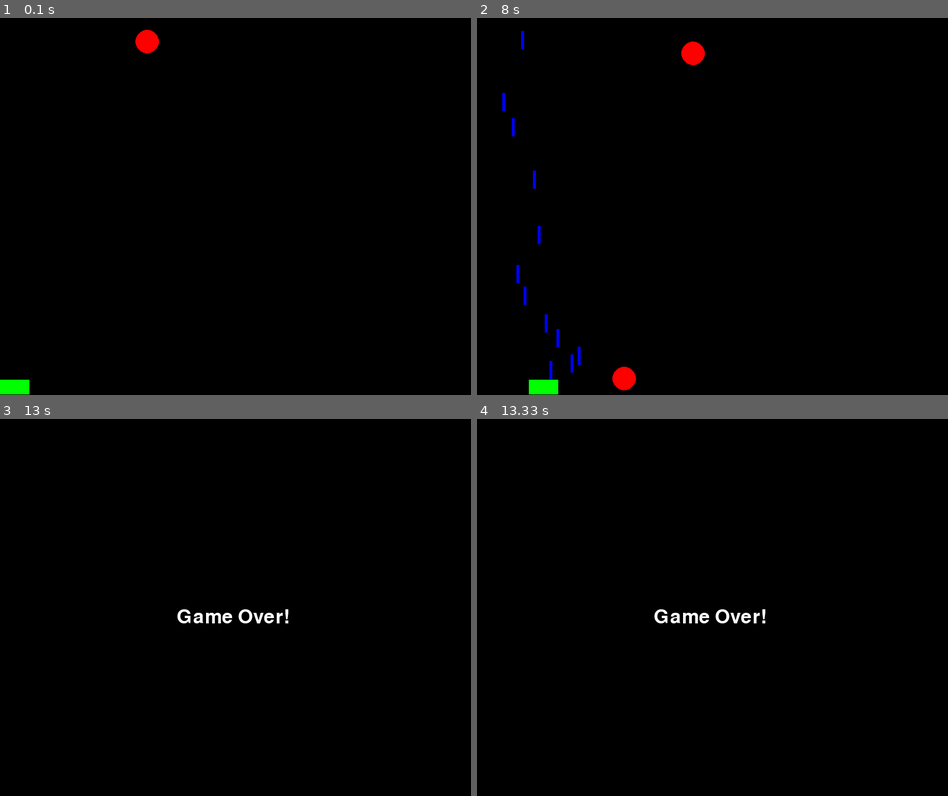
Above: before the commit, frames 1-4 (two rows, left to right).
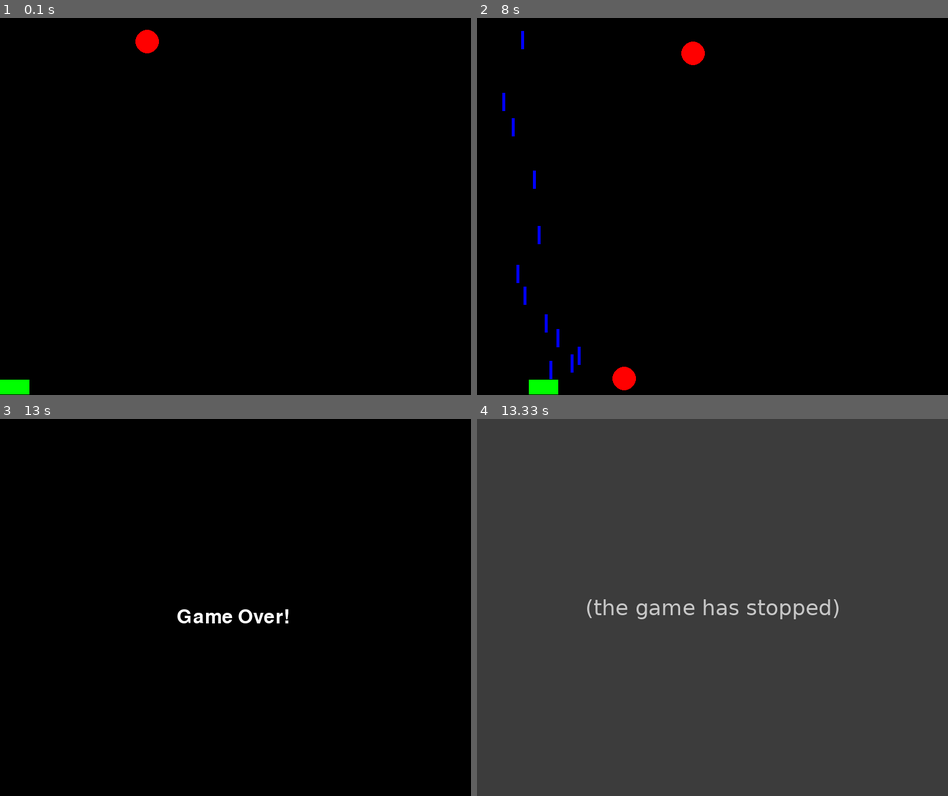
Above: after the commit, the same moments.

Repository: aligneddata/try-pygame
Game: pygame game, started from airdefense.py
Two runs of this game, one before a commit and one after it. Both use one fixed random seed, a clock stepped at 60 frames per second and the inputs below.
Inputs:
- Up to frame 1 (0.1 s): no input
- Up to frame 2 (8 s): tap Space at 0.33, 0.67, 2.8, 3.1, 3.3, 3.6, 3.8, 4.1, 4.3, 4.6, 4.87, 5.17, 5.3, 5.6, 5.97, 6.27, 6.47, 6.77, 6.97, 7.27, 7.47, 7.77 s; hold Right 2.07-2.7 s; hold Left 2.73-3.2 s; hold Right 3.23-3.7 s; hold Right 3.73-4.2 s; hold Left 4.23-4.77 s; hold Left 4.8-5.2 s; hold Right 5.23-5.87 s; hold Left 5.9-6.37 s; hold Right 6.4-6.87 s; hold Right 6.9-7.37 s; hold Left 7.4-7.93 s
- Up to frame 3 (13 s): no input
- Up to frame 4 (13.33 s): no input

Frames 1-3 are identical in both runs. In frame 4, 100% of the frame differs, in the area x 0-100%, y 0-100%.
After the commit the program exited at 13.05 s; later frames show no game.

Commit message:
Added feature to close window after n seconds of game over

Diff:
--- a/airdefense.py
+++ b/airdefense.py
@@ -153,6 +153,24 @@
         screen.fill(BACKGROUND_COLOR)
         screen.blit(text, (Global.screen_width/2 - 100, Global.screen_height/2))
 
+class Game:
+    game_over = False
+    game_over_banner_delay = 5  # display game over text for 10 seconds
+    game_over_time = None
+
+    def kickoff_game_over_timer():
+        if Game.game_over_time is None:
+            Game.game_over_time = datetime.datetime.now()
+            print("Game Over!")
+
+    def time_to_exit_screen():
+        if Game.game_over_time is None:
+            return False
+        new_time = datetime.datetime.now()
+        #print(Game.game_over_time, new_time)
+        if get_diff_in_seconds(Game.game_over_time, new_time) > Game.game_over_banner_delay:
+            return True
+
 
 def main():
     pygame.init()
@@ -163,8 +181,7 @@
     shell_list = ShellList()
     bomb_list = BombList()
 
-    game_over = False
-    while not game_over:  # game loop
+    while not Game.game_over:  # game loop
         screen.fill((0, 0, 0))
 
 
@@ -185,7 +202,7 @@
         # event processing
         for event in pygame.event.get():  # event handler
             if event.type == pygame.QUIT:
-                game_over = True
+                Game.game_over = True
             if event.type == pygame.KEYUP:
                 key = event.key
                 # fire cannon
@@ -197,6 +214,10 @@
         # is game over
         if bomb_list.test_if_game_over():
             Text("Game Over!").draw(screen)
+            Game.kickoff_game_over_timer()
+
+        if Game.time_to_exit_screen():
+                Game.game_over = True
 
         # refresh screen
         pygame.display.update()
